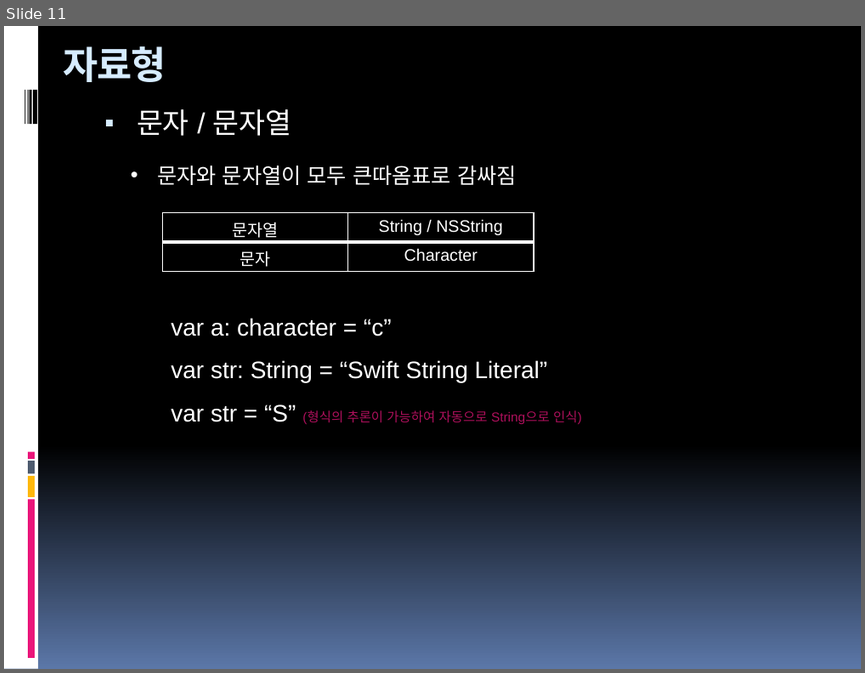
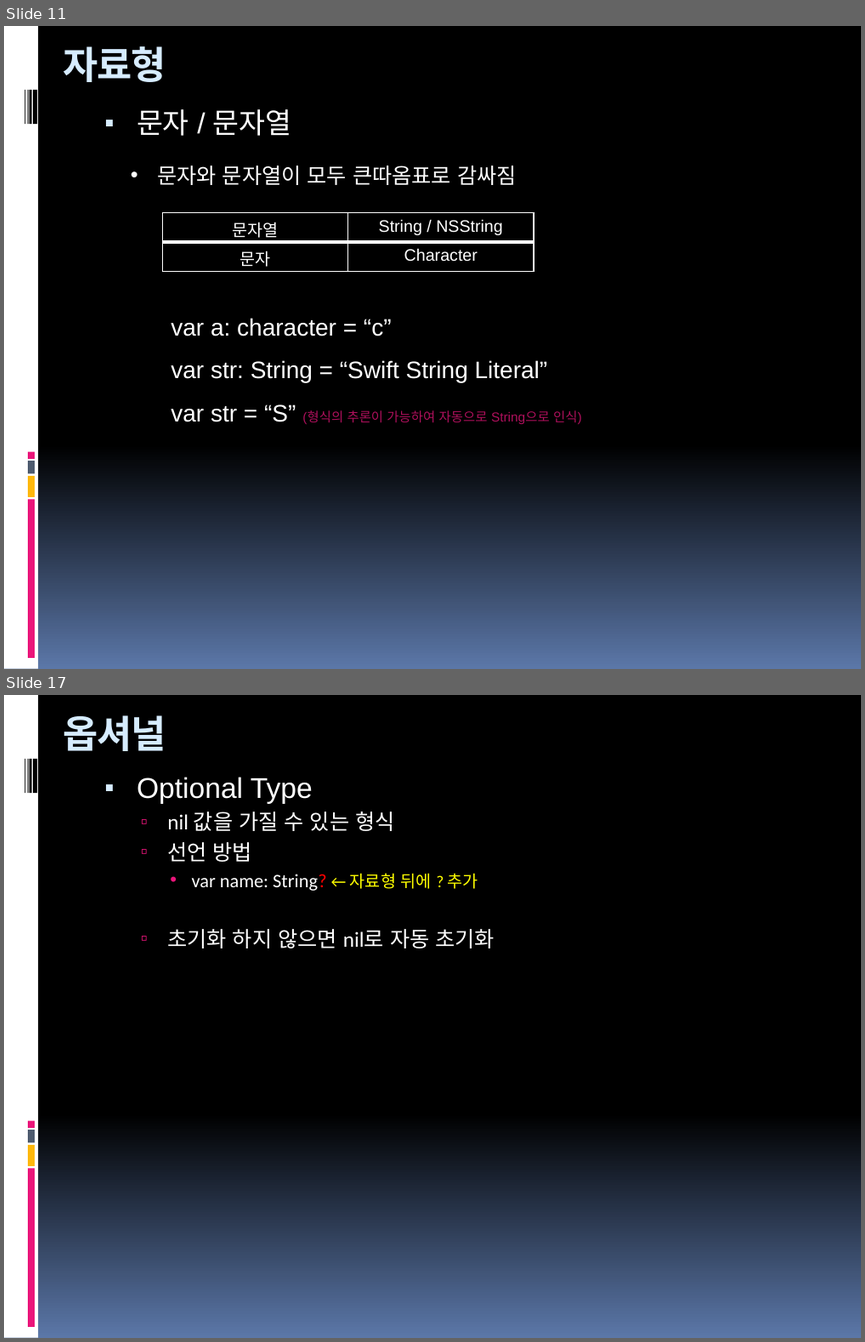
Before and after one commit to hounga13/helloSwift, a slide deck: Swift세미나자료.pptx. Shown one above the other, each under a label of ours: slide 11 before the commit, slides 11 and 17 after it; the slides between them are not shown. The pictures are 865x673 and 865x1342 pixels, drawn with LibreOffice and Linux fonts; fonts in the diff are those of the drawing. Boxes give left, top, right and bottom in pixels: in the first picture for what was removed or moved away, otherwise in the second. Text is boxed around its words. In the diff, an @@ line names an element or a change of style, - is before the commit and + after.

```diff
--- a/Swift세미나자료.pptx
+++ b/Swift세미나자료.pptx
@@ slide 17 added at <box>4,695,861,1338</box>, background gradient #000000 to #5B77A8; not listed: 9 template elements that a slide beside it also shows @@
@@ title added at <box>63,715,166,751</box>, 32 pt, text #D6ECFF, bold @@
+옵셔널
@@ text added at <box>137,777,494,948</box>, 18 pt, text #FFFFFF @@
+▪ Optional Type
+  ▫ nil 값을 가질 수 있는 형식
+  ▫ 선언 방법
+    • var name: String? ← 자료형 뒤에 ? 추가
+  ▫ 초기화 하지 않으면 nil로 자동 초기화
```
Also in this commit, not shown: 2 slides changed, 18 other slides added.
